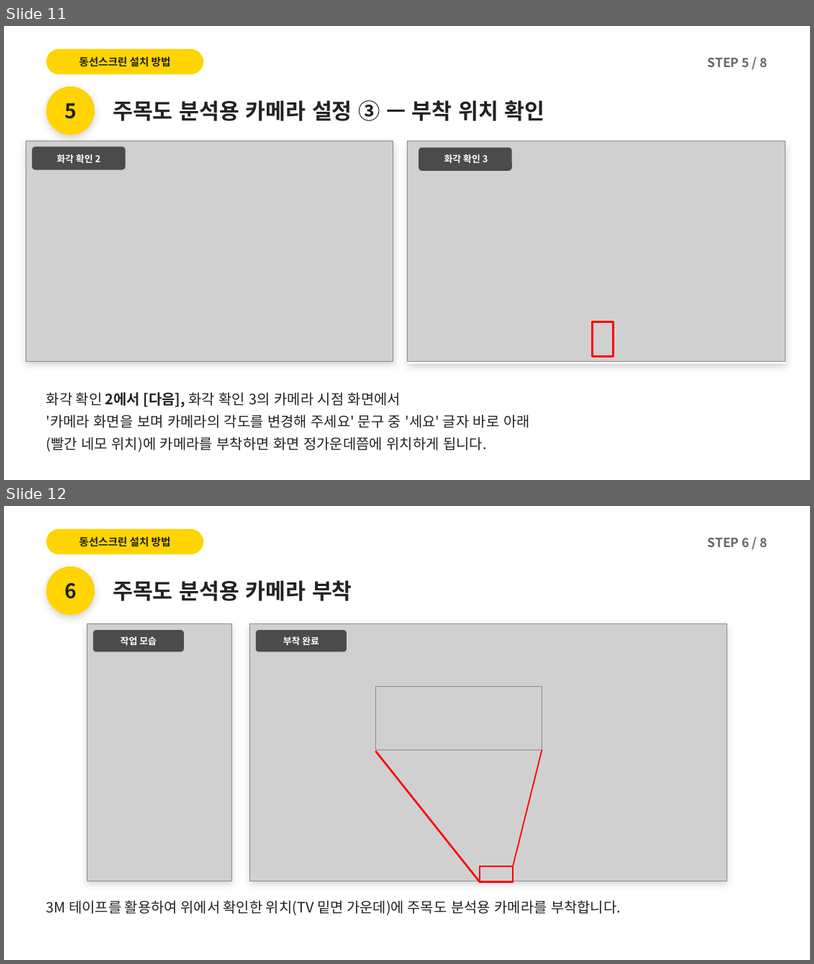
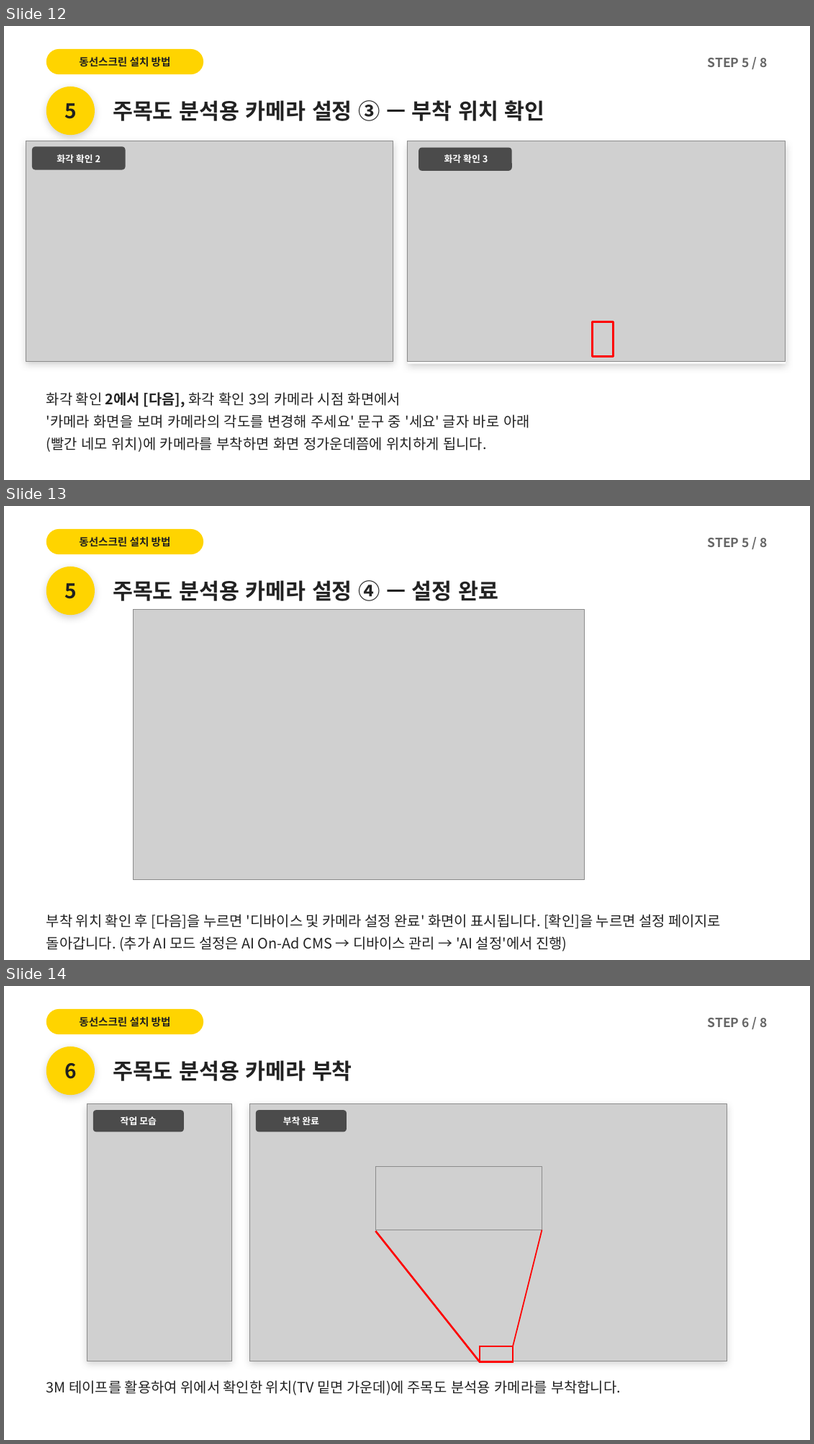
Before and after one commit to alsdn2947/ars, a slide deck: 이마트_AI카메라_설치매뉴얼.pptx. Shown one above the other, each under a label of ours: slides 11 and 12 before the commit, slides 12, 13 and 14 after it. The pictures are 814x964 and 814x1444 pixels, drawn with LibreOffice and Linux fonts; fonts in the diff are those of the drawing; grey boxes stand for pictures. Boxes give left, top, right and bottom in pixels: in the first picture for what was removed or moved away, otherwise in the second. Text is boxed around its words. In the diff, an @@ line names an element or a change of style, - is before the commit and + after.

```diff
--- a/이마트_AI카메라_설치매뉴얼.pptx
+++ b/이마트_AI카메라_설치매뉴얼.pptx
@@ slide 13 added at [4,506,810,960], background #FFFFFF @@
@@ rounded rectangle added at [46,529,203,554], fill #FFD400 @@
@@ text added at [79,536,171,547], 12.5 pt, text #1F1F1F, bold @@
+동선스크린 설치 방법
@@ text added at [708,538,767,547], 15 pt, text #666666, bold @@
+STEP 5 / 8
@@ ellipse added at [46,566,95,615], fill #FFD400 @@
@@ text added at [64,583,77,599], 24 pt, text #1F1F1F, bold @@
+5
@@ text added at [113,580,499,601], 26 pt, text #222222, bold @@
+주목도 분석용 카메라 설정 ④ — 설정 완료
@@ picture added at [134,610,585,879] @@
@@ text added at [46,914,721,951], 17 pt, text #222222 @@
+부착 위치 확인 후 [다음]을 누르면 '디바이스 및 카메라 설정 완료' 화면이 표시됩니다. [확인]을 누르면 설정 페이지로 돌아갑니다. (추가 AI 모드 설정은 AI On-Ad CMS → 디바이스 관리 → 'AI 설정'에서 진행)
@@ what was slide 11 is now slide 12 @@
@@ what was slide 12 is now slide 14 @@
```
Also in this commit, not shown: 2 slides changed, 3 other slides added, 1 other file.
